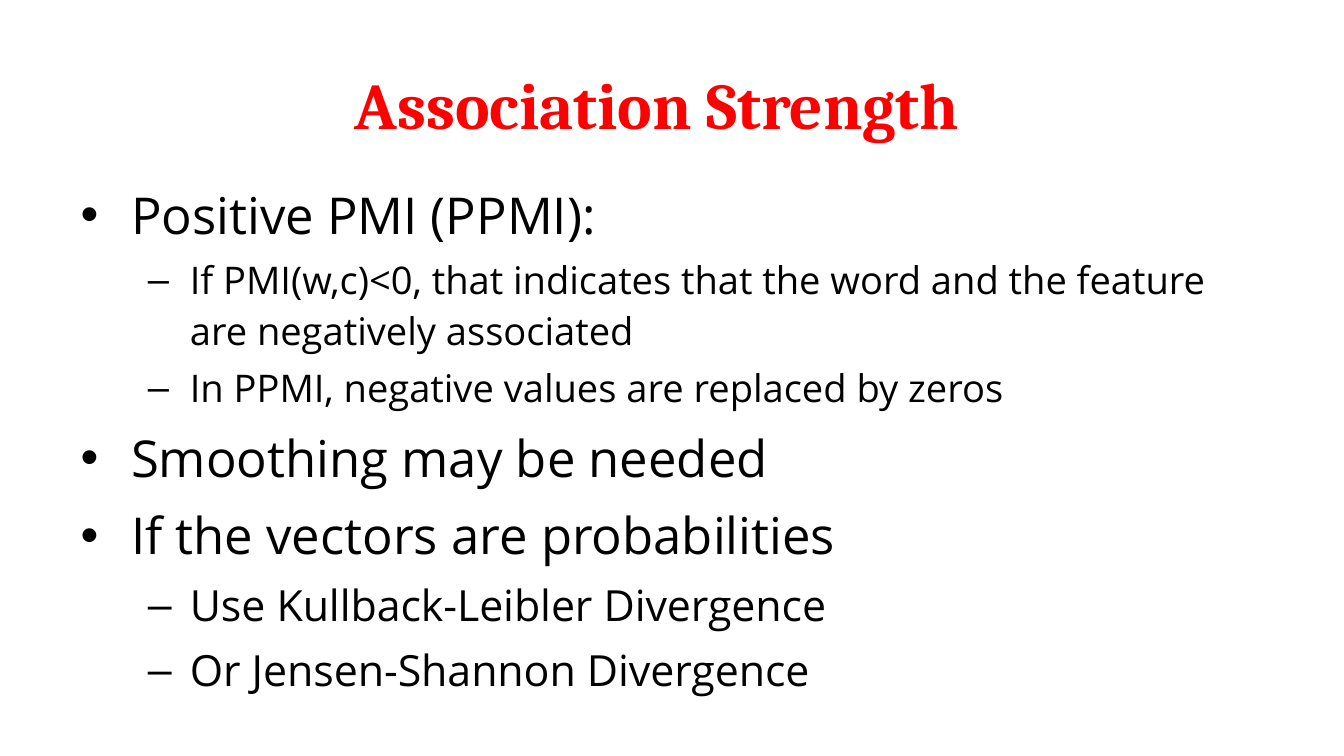
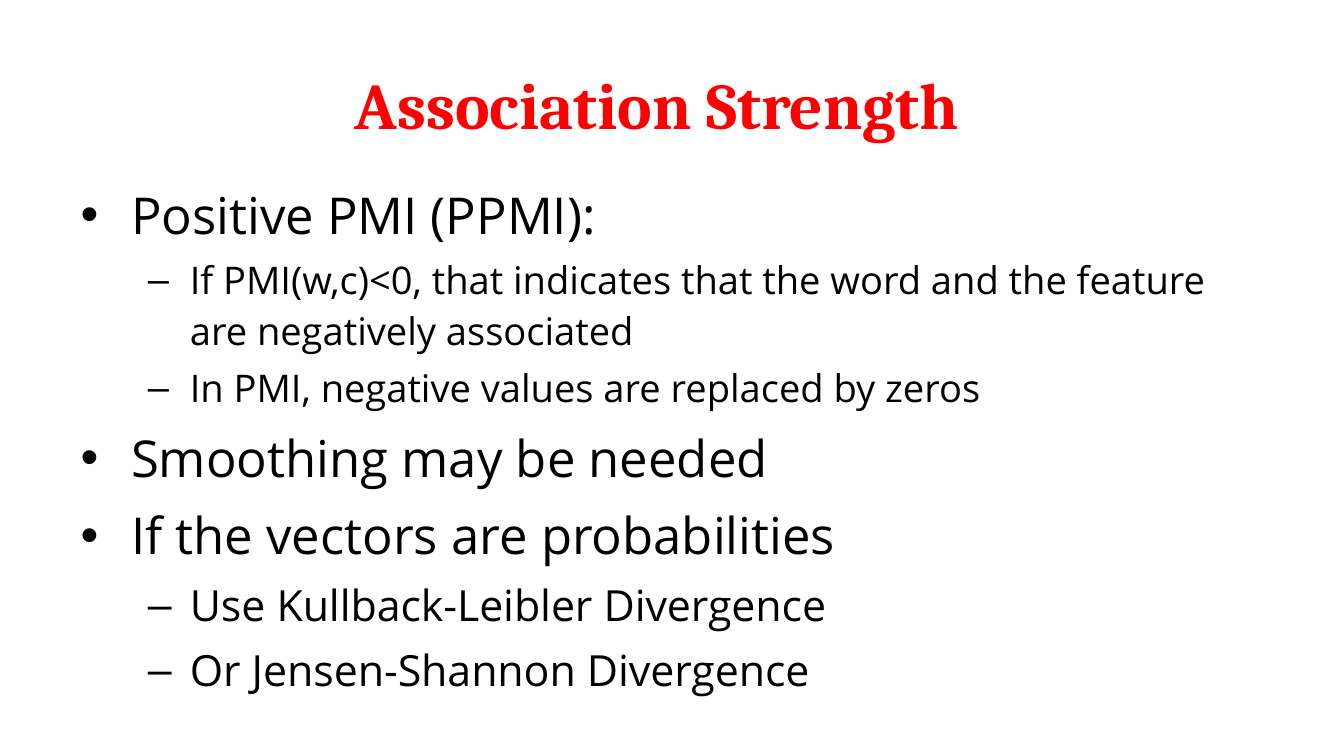
Before and after one commit to fanfeng2015/Natural-Language-Processing, a slide deck: slide 9 of Slides/Lecture 9-8.pptx. Drawn at 1344x756 pixels with LibreOffice and Linux fonts; fonts in the diff are those of the drawing. Boxes give left, top, right and bottom in pixels: in the first picture for what was removed or moved away, otherwise in the second. Text is boxed around its words. In the diff, an @@ line names an element or a change of style, - is before the commit and + after.

```diff
--- a/Slides/Lecture 9-8.pptx
+++ b/Slides/Lecture 9-8.pptx
@@ text at (190,373,980,411): text changed @@
-  – In PPMI, negative values are replaced by zeros
+  – In PMI, negative values are replaced by zeros
```
Also in this commit, not shown: 1 other slide changed, 51 other files.
